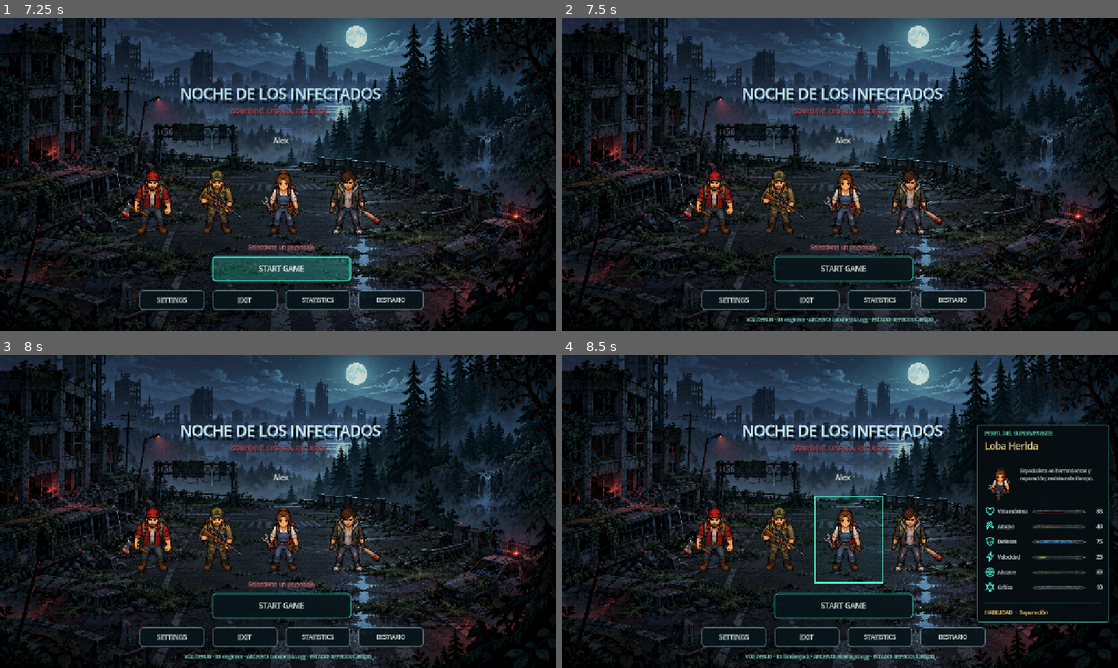
Above: before the commit, frames 1-4 (two rows, left to right).
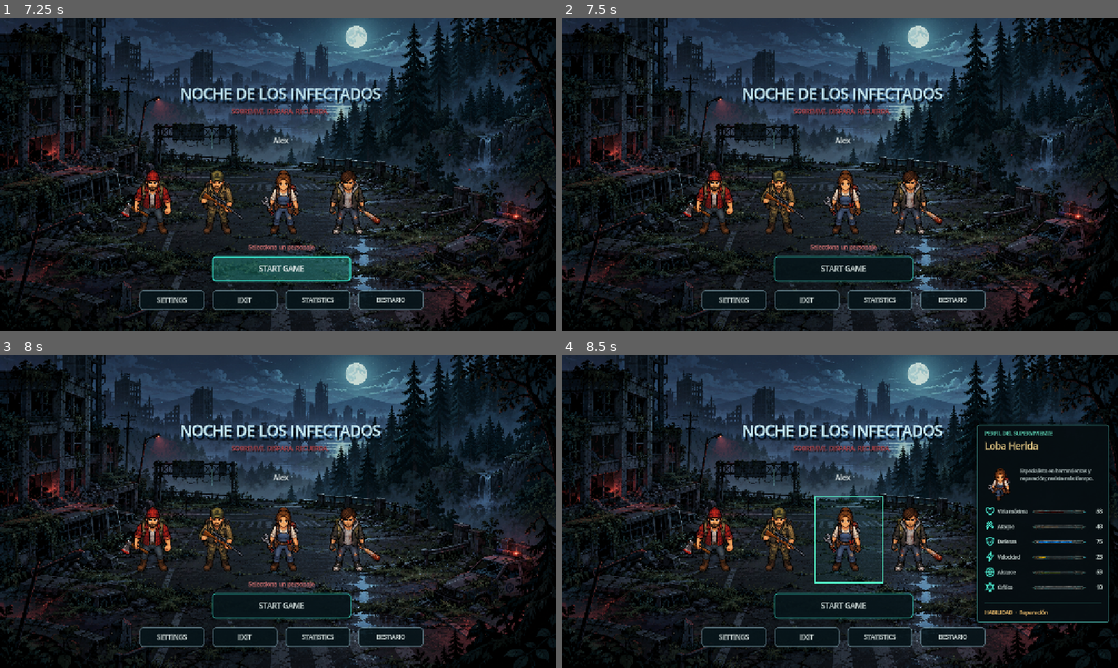
Above: after the commit, the same moments.

Repository: scorpio21/Juego_Zombi
Game: Godot game, scene res://scenes/ui/loading_screen.tscn
The game is run twice, just before and just after one commit, with the same random seed, the same clock (stepped at 60 frames per second) and the same inputs. Sound files missing from this copy of the repository are replaced by a short silence.
Inputs (mouse positions are in pixels of both pictures, inside the frame that each line leads up to):
- Up to frame 1 (7.25 s): tap Enter at 0.5 s; move the mouse to (400, 158) at 0.52 s; press the mouse at (400, 158) at 0.53 s; hold D (move_right) 0.53-1.25 s; release the mouse at (400, 158) at 1.25 s; drag from (166, 190) to (250, 237) at 1.27 s; move the mouse to (333, 105) at 2.02 s; hold D (move_right) 2.03-2.75 s; hold Shift 2.03-2.75 s; click (333, 105) at 2.17 s; drag from (250, 237) to (111, 127) at 2.77 s; move the mouse to (444, 221) at 3.52 s; hold A (move_left) 3.53-4.25 s; hold F 3.53-4.25 s; click (444, 221) at 3.67 s; drag from (111, 127) to (194, 96) at 4.27 s; click (283, 140) at 5.02 s; type "Alex" at 5.1 s; click "START GAME" at 5.75 s; click "START GAME" at 6.5 s
- Up to frame 2 (7.5 s): move the mouse to (867, 174) at 7.27 s; press the mouse at (867, 174) at 7.28 s; hold S (move_down) from 7.28 s (still down)
- Up to frame 3 (8 s): keep holding S (move_down)
- Up to frame 4 (8.5 s): release S (move_down) at 8 s; release the mouse at (867, 511) at 8 s; drag from (756, 433) to (728, 527) at 8.02 s

Frame 1 is identical in both runs. In frame 2, 0.4% of the frame differs, in the area x 33-67%, y 95-98%; in frame 3, 0.4%; in frame 4, 0.4%.

Commit message:
Remove character voice debug overlay

Diff:
--- a/main.gd
+++ b/main.gd
@@ -111,7 +111,6 @@
 var selected_character := -1
 var character_voice_armed := false
 var menu_message: Label
-var voice_debug_label: Label
 var leaderboard_label: Label
 var hud: CanvasLayer
 var score_label: Label
@@ -790,12 +789,6 @@
 	menu_message.horizontal_alignment = HORIZONTAL_ALIGNMENT_CENTER
 	menu_message.vertical_alignment = VERTICAL_ALIGNMENT_CENTER
 	menu_message.visible = false
-	voice_debug_label = _label(layer, "", Vector2(24, 680), 11, Color("8de8d0"))
-	voice_debug_label.size = Vector2(1232, 28)
-	voice_debug_label.horizontal_alignment = HORIZONTAL_ALIGNMENT_CENTER
-	voice_debug_label.vertical_alignment = VERTICAL_ALIGNMENT_CENTER
-	voice_debug_label.mouse_filter = Control.MOUSE_FILTER_IGNORE
-	voice_debug_label.visible = false
 	leaderboard_label = _label(layer, "", Vector2(365, 580), 14, Color("b9c9c8"))
 	leaderboard_label.size = Vector2(560, 135)
 	leaderboard_label.horizontal_alignment = HORIZONTAL_ALIGNMENT_CENTER
@@ -828,36 +821,14 @@
 func _on_character_card_focus(index: int) -> void:
 	if mode != "menu" or not character_voice_armed or index < 0 or index >= character_data_list.size() or index == selected_character:
 		return
-	_play_character_voice_debug(index, false)
-
-func _play_character_voice_debug(index: int, force: bool) -> void:
+	_play_character_voice(index, false)
+
+func _play_character_voice(index: int, force: bool) -> void:
 	if mode != "menu" or index < 0 or index >= character_data_list.size():
 		return
 	var character_id := str(character_data_list[index].id)
-	var started := false
 	if is_instance_valid(audio_manager):
-		started = bool(audio_manager.call("play_character_voice", character_id, force))
-	var voice_path := "desconocida"
-	if character_id == "lumberjack":
-		voice_path = "res://audio/voces/Alexluigui.ogg"
-	elif character_id == "hunter":
-		voice_path = "res://audio/voces/Melo.ogg"
-	elif character_id == "engineer":
-		voice_path = "res://audio/voces/Lobaherida.ogg"
-	elif character_id == "survivor":
-		voice_path = "res://audio/voces/Cristhian.ogg"
-	print("[UI][VOICE_DEBUG] selección | index=", index, " | ID=", character_id, " | started=", started, " | path=", voice_path, " | force=", force)
-	if voice_debug_label != null:
-		voice_debug_label.text = "VOZ DEBUG · ID: %s · ARCHIVO: %s · ESTADO: %s" % [character_id, voice_path.get_file(), "REPRODUCIENDO" if started else "NO DISPONIBLE"]
-		voice_debug_label.visible = true
-		voice_debug_label.modulate = Color.WHITE
-		var debug_tween := create_tween()
-		debug_tween.tween_interval(4.0)
-		debug_tween.tween_property(voice_debug_label, "modulate:a", 0.0, 0.35)
-		debug_tween.tween_callback(func() -> void:
-			voice_debug_label.visible = false
-			voice_debug_label.modulate = Color.WHITE
-		)
+		audio_manager.call("play_character_voice", character_id, force)
 
 func _arm_character_voice() -> void:
 	# Espera un frame para ignorar el foco automático del menú recién creado.
@@ -882,7 +853,7 @@
 	# La voz es el sonido de confirmación de la carta. Se elimina el tono
 	# procedural antiguo que se superponía y ocultaba la voz en Web.
 	if character_changed and is_instance_valid(audio_manager):
-		_play_character_voice_debug(index, true)
+		_play_character_voice(index, true)
 	character_highlight.position = Vector2(260 + index * 160, 325)
 	character_highlight.visible = true
 	character_highlight.scale = Vector2(1.08, 1.08)
